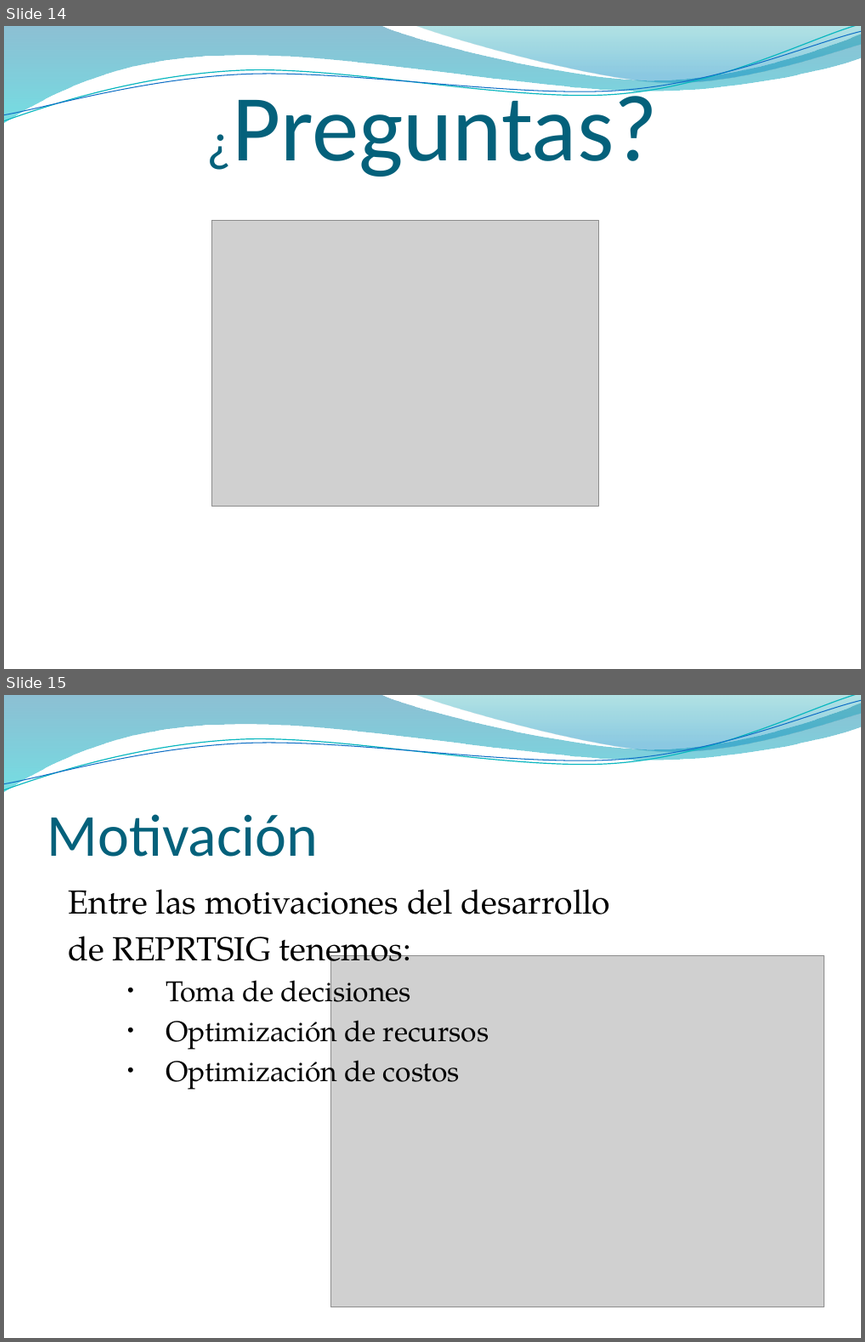
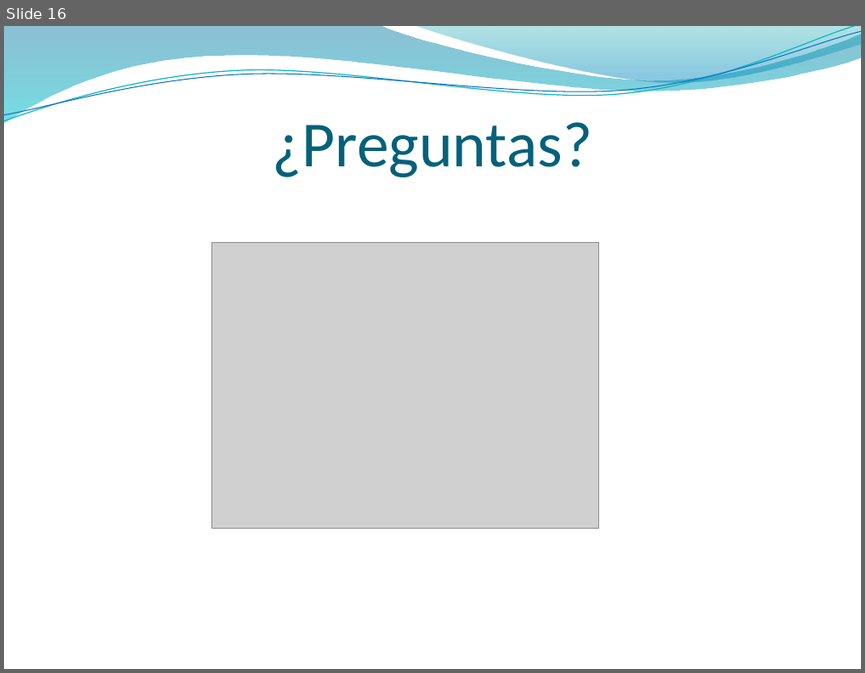
Before and after one commit to ORGTecnologo/7b6581PT, a slide deck: Documentacion/Entregas/Presentacion/Presentacion.pptx. Shown one above the other, each under a label of ours: slides 14 and 15 before the commit, slide 16 after it. The pictures are 865x1342 and 865x673 pixels, drawn with LibreOffice and Linux fonts; fonts in the diff are those of the drawing; grey boxes stand for pictures; background and template pictures are left out. Boxes give left, top, right and bottom in pixels: in the first picture for what was removed or moved away, otherwise in the second. Text is boxed around its words. In the diff, an @@ line names an element or a change of style, - is before the commit and + after.

```diff
--- a/Documentacion/Entregas/Presentacion/Presentacion.pptx
+++ b/Documentacion/Entregas/Presentacion/Presentacion.pptx
@@ slide 15 removed at [4,695,861,1338], background picture (left out); not listed: 4 template elements that a slide beside it also shows @@
@@ title removed at [46,814,318,857] @@
-Motivación
@@ text removed at [68,889,610,1093] @@
-    Entre las motivaciones del desarrollo
-    de REPRTSIG tenemos:
-          • Toma de decisiones
-          • Optimización de recursos
-          • Optimización de costos
@@ picture removed at [331,955,824,1306] @@
@@ what was slide 14 is now slide 16 @@
@@ slide 16 changed as well @@
@@ title "¿Preguntas?" at [273,122,592,177]: size 45 to 54 pt in "¿Preguntas?"; size 79.2 to 54 pt @@
@@ rectangle added at [4,186,861,669], fill #FFFFFF, outline #FFFFFF 2 pt @@
@@ picture: place and size @@
-picture at [211,221,598,506]
+picture at [211,242,598,528]
```
Also in this commit, not shown: 10 other slides changed, 5 slides added, 16 other slides removed, 3 other files.
